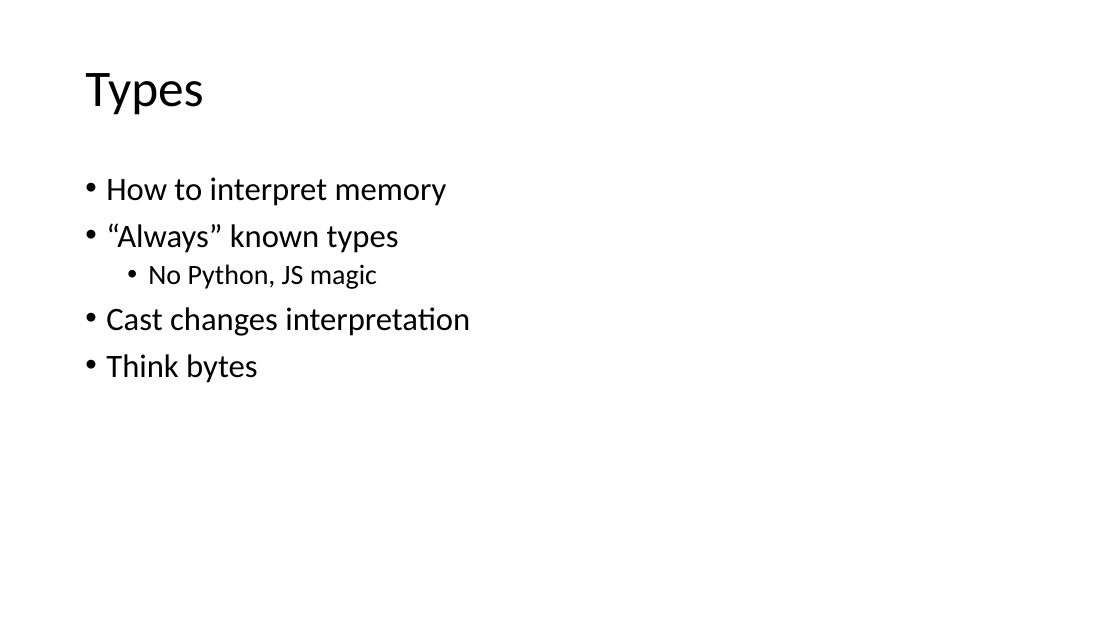
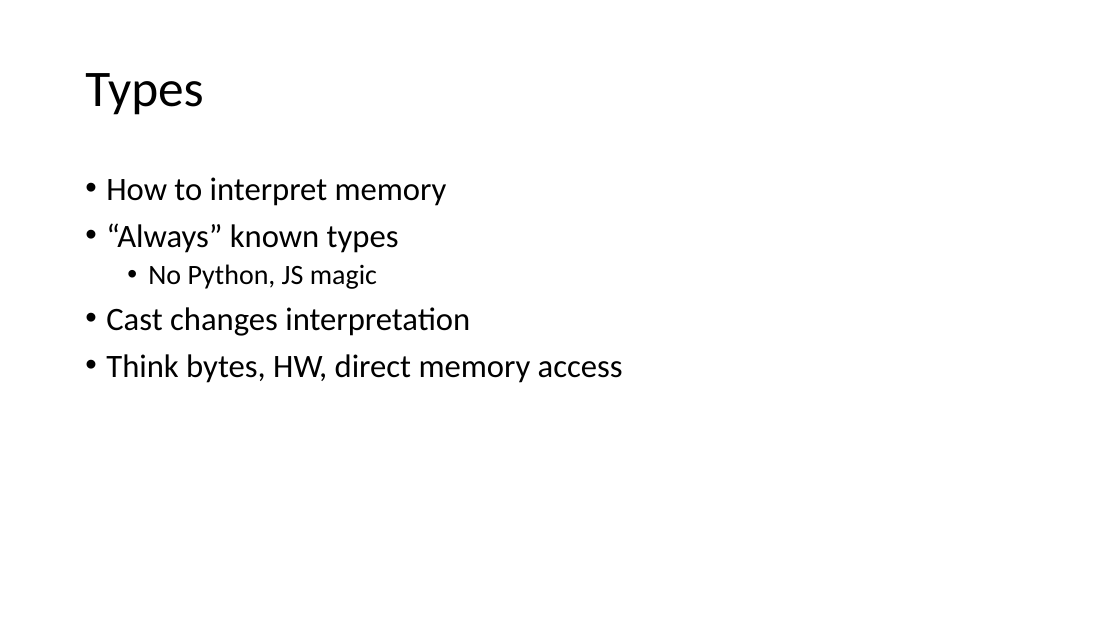
Before and after one commit to joelbygger/c_talk, a slide deck: slide 7 of presentation.pptx. Drawn at 1120x630 pixels with LibreOffice and Linux fonts; fonts in the diff are those of the drawing. Boxes give left, top, right and bottom in pixels: in the first picture for what was removed or moved away, otherwise in the second. Text is boxed around its words. In the diff, an @@ line names an element or a change of style, - is before the commit and + after.

```diff
--- a/presentation.pptx
+++ b/presentation.pptx
@@ text at (106,354,623,383): text changed @@
-• Think bytes
+• Think bytes, HW, direct memory access
```
Also in this commit, not shown: 9 other slides changed.
